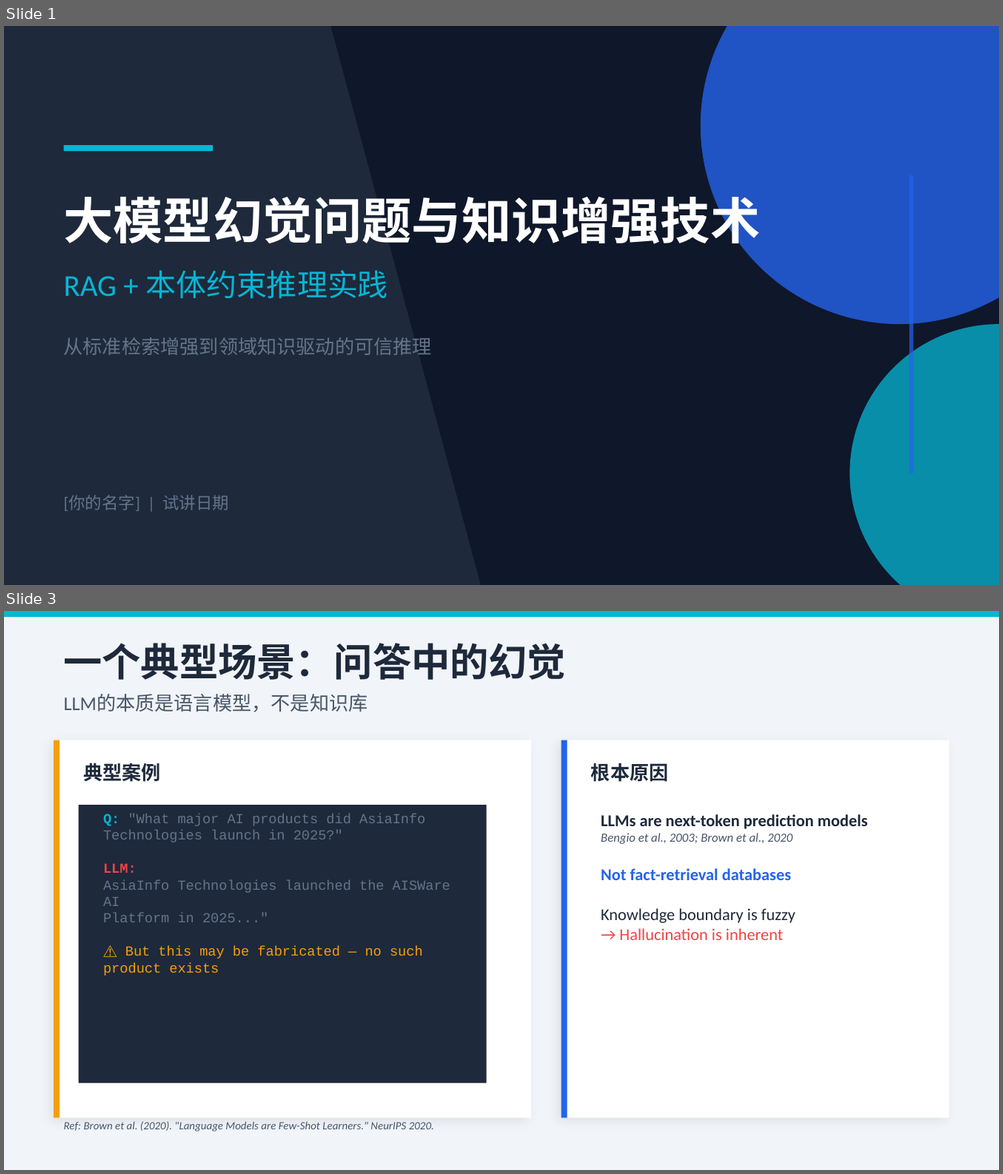
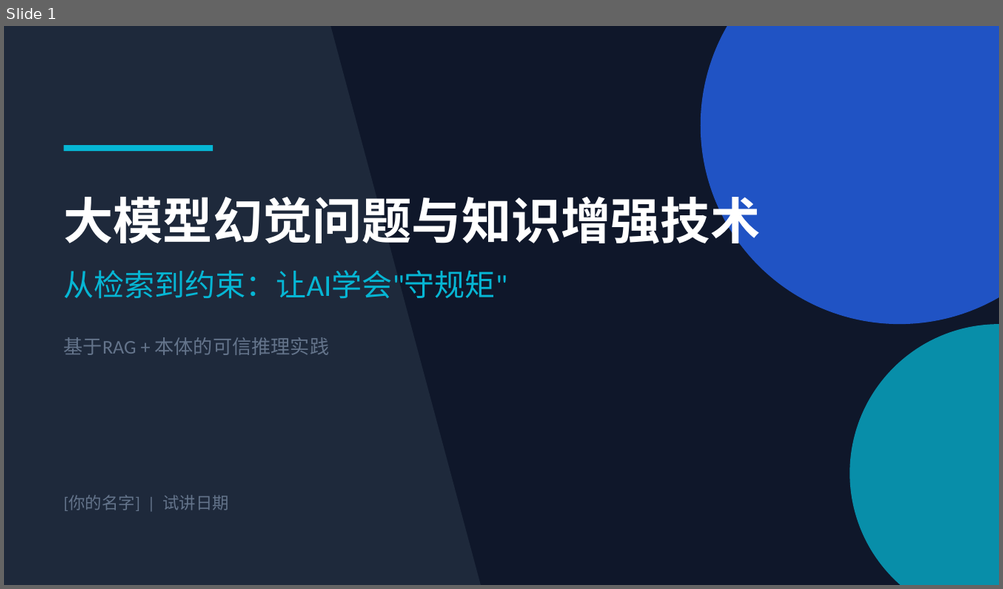
Before and after one commit to wang-minghan/notbook, a slide deck: 工作/面试准备/试讲_PPT.pptx. Shown one above the other, each under a label of ours: slides 1 and 3 before the commit, slide 1 after it; the slides between them are not shown. The pictures are 1003x1174 and 1003x589 pixels, drawn with LibreOffice and Linux fonts; fonts in the diff are those of the drawing. Boxes give left, top, right and bottom in pixels: in the first picture for what was removed or moved away, otherwise in the second. Text is boxed around its words. In the diff, an @@ line names an element or a change of style, - is before the commit and + after.

```diff
--- a/工作/面试准备/试讲_PPT.pptx
+++ b/工作/面试准备/试讲_PPT.pptx
@@ slide 3 removed at (4, 611, 999, 1170), background #F1F5F9 @@
@@ rectangle removed at (4, 611, 999, 617) @@
@@ text removed at (64, 643, 566, 680) @@
-一个典型场景：问答中的幻觉
@@ text removed at (64, 695, 368, 712) @@
-LLM的本质是语言模型，不是知识库
@@ rectangle removed at (54, 741, 531, 1118) @@
@@ rectangle removed at (54, 741, 60, 1118) @@
@@ rectangle removed at (561, 741, 949, 1118) @@
@@ rectangle removed at (561, 741, 567, 1118) @@
@@ text removed at (83, 763, 161, 782) @@
-典型案例
@@ text removed at (591, 763, 669, 782) @@
-根本原因
@@ rectangle removed at (79, 805, 486, 1083) @@
@@ text removed at (103, 814, 450, 976) @@
-Q: "What major AI products did AsiaInfo Technologies launch in 2025?"
-LLM:
-AsiaInfo Technologies launched the AISWare AI
-Platform in 2025..."
-⚠️ But this may be fabricated — no such product exists
@@ text removed at (600, 815, 868, 940) @@
-LLMs are next-token prediction models
-Bengio et al., 2003; Brown et al., 2020
-Not fact-retrieval databases
-Knowledge boundary is fuzzy
-→ Hallucination is inherent
@@ text removed at (64, 1122, 434, 1132) @@
-Ref: Brown et al. (2020). "Language Models are Few-Shot Learners." NeurIPS 2020.
@@ slide 1 changed as well @@
@@ rectangle removed at (909, 175, 913, 474) @@
@@ text at (64, 270, 508, 299): text changed @@
-RAG + 本体约束推理实践
+从检索到约束：让AI学会"守规矩"
@@ text at (64, 338, 330, 355): text changed @@
-从标准检索增强到领域知识驱动的可信推理
+基于RAG + 本体的可信推理实践
```
Also in this commit, not shown: 4 other slides changed, 7 slides added, 6 other slides removed, 2 other files.
